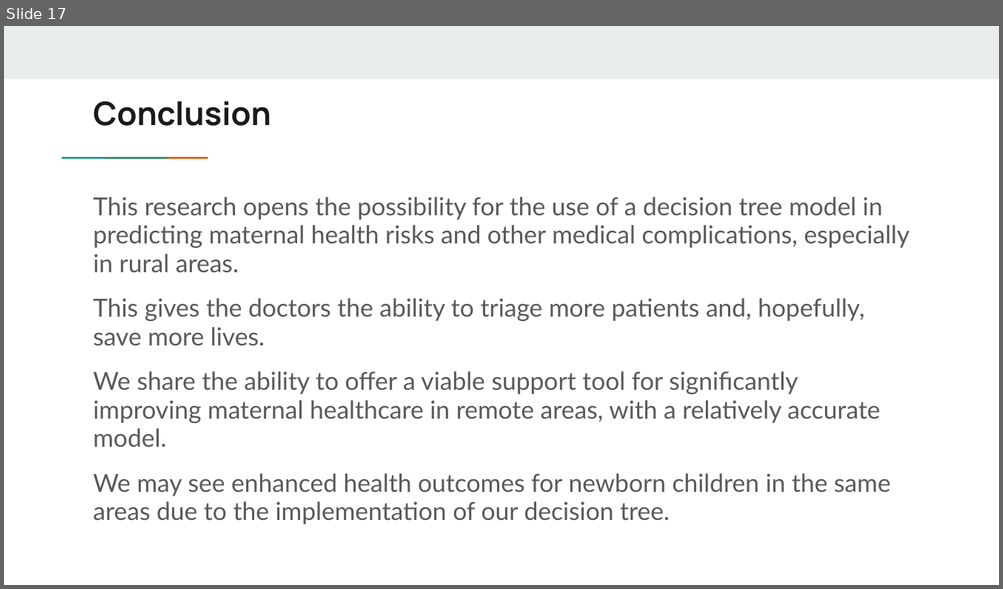
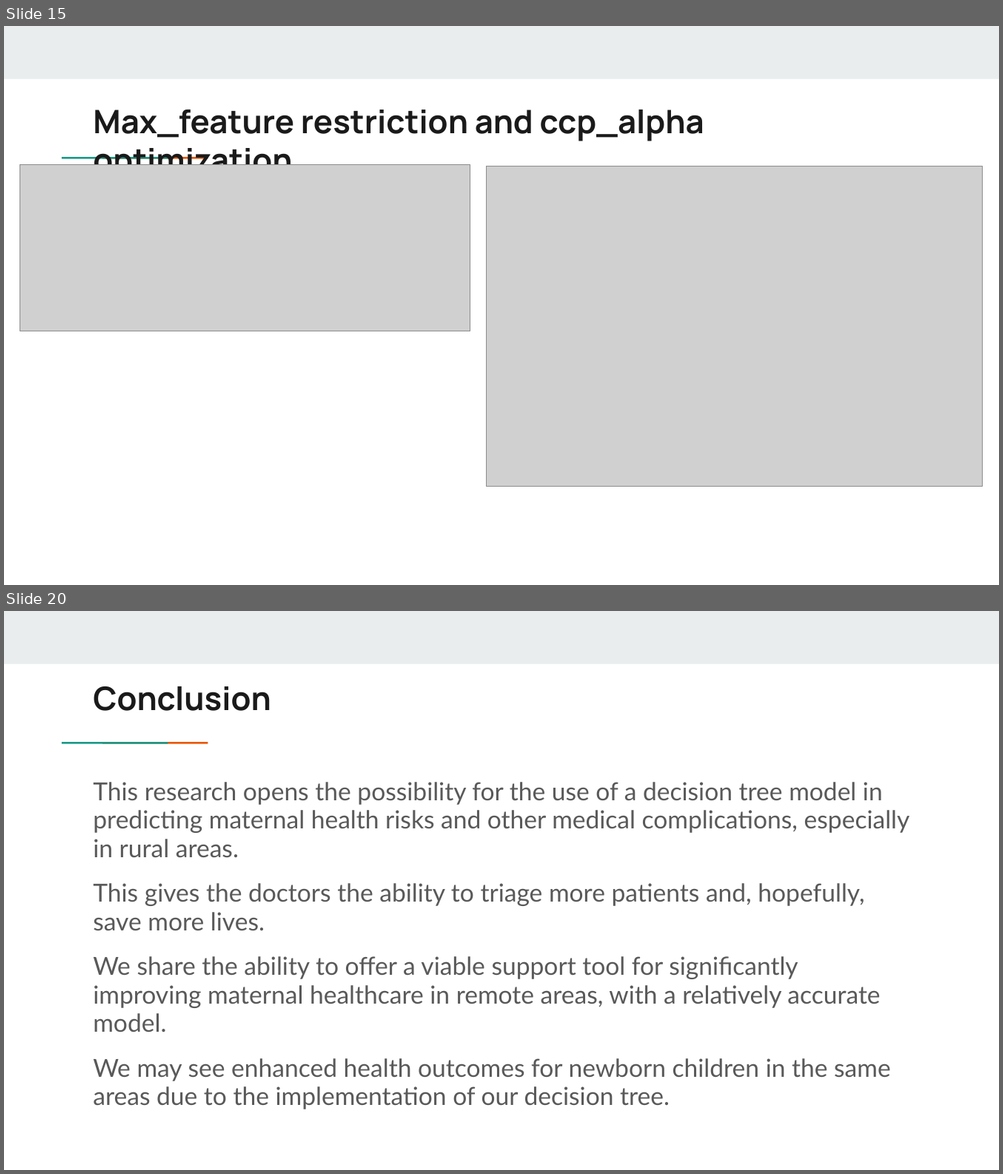
Before and after one commit to mkaturiusd24/USDIntroToAIGroup1, a slide deck: Maternal Health Risk Final Project.pptx. Shown one above the other, each under a label of ours: slide 17 before the commit, slides 15 and 20 after it; the slides between them are not shown. The pictures are 1003x589 and 1003x1174 pixels, drawn with LibreOffice and Linux fonts; fonts in the diff are those of the drawing; grey boxes stand for pictures. Boxes give left, top, right and bottom in pixels: in the first picture for what was removed or moved away, otherwise in the second. Text is boxed around its words. In the diff, an @@ line names an element or a change of style, - is before the commit and + after.

```diff
--- a/Maternal Health Risk Final Project.pptx
+++ b/Maternal Health Risk Final Project.pptx
@@ slide 15 added at (4, 26, 999, 585), background #FFFFFF; not listed: 3 template elements that a slide beside it also shows @@
@@ title added at (93, 110, 704, 165), 23.4 pt, text #1A1A1A, bold @@
+Max_feature restriction and ccp_alpha optimization
@@ picture added at (20, 164, 469, 332) @@
@@ picture added at (486, 167, 982, 486) @@
@@ what was slide 17 is now slide 20 @@
```
Also in this commit, not shown: 4 slides changed, 5 other slides added, 3 slides removed.
